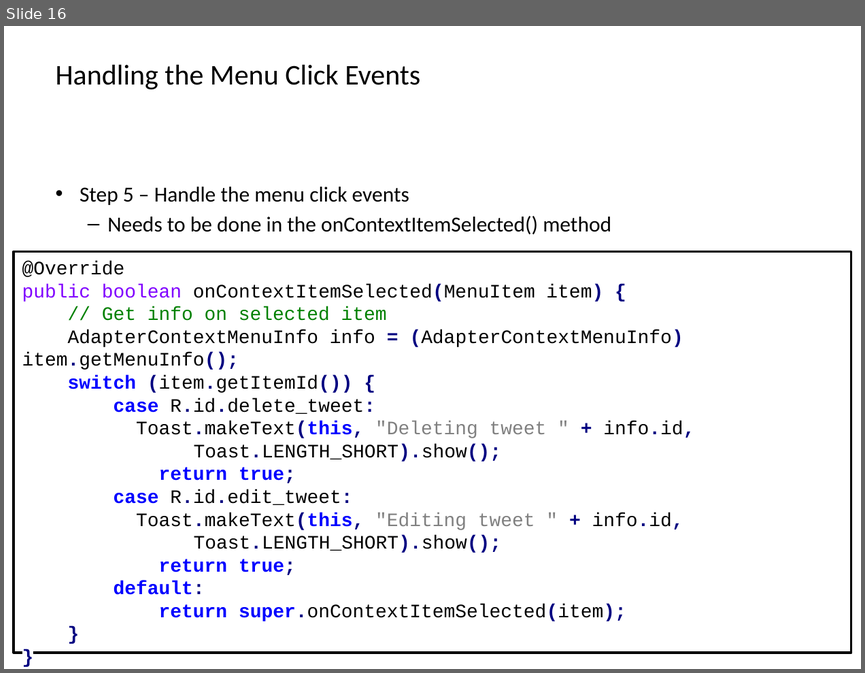
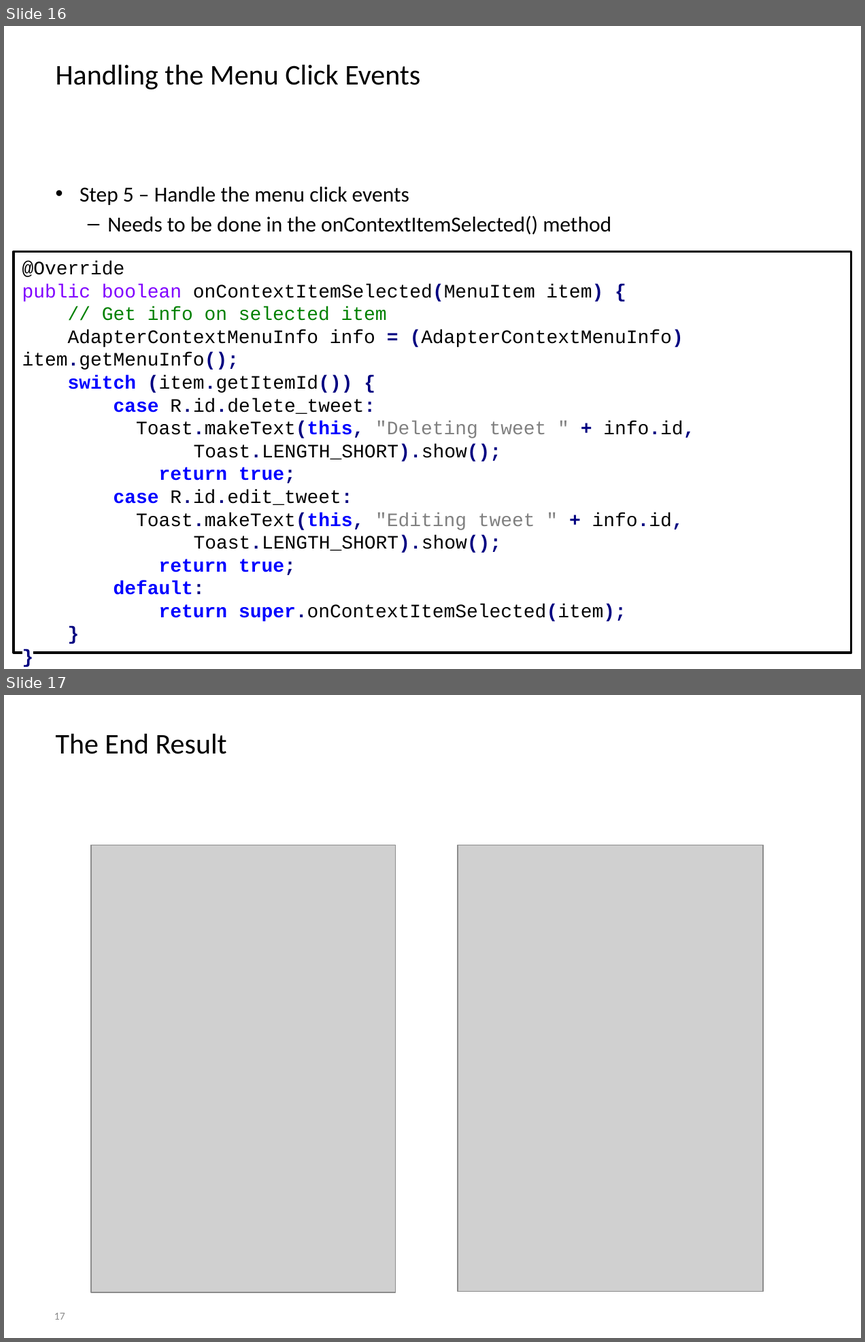
Before and after one commit to BioBoost/android_development_course, a slide deck: slides/chapter5_displaying_pictures_and_menus.pptx. Shown one above the other, each under a label of ours: slide 16 before the commit, slides 16 and 17 after it. The pictures are 865x673 and 865x1342 pixels, drawn with LibreOffice and Linux fonts; fonts in the diff are those of the drawing; grey boxes stand for pictures; background and template pictures are left out. Boxes give left, top, right and bottom in pixels: in the first picture for what was removed or moved away, otherwise in the second. Text is boxed around its words. In the diff, an @@ line names an element or a change of style, - is before the commit and + after.

Commit message:
Add result slide on context menu

```diff
--- a/slides/chapter5_displaying_pictures_and_menus.pptx
+++ b/slides/chapter5_displaying_pictures_and_menus.pptx
@@ slide 17 added at [4,695,861,1338], background picture (left out) @@
@@ title added at [56,733,227,754], 24 pt, text #000000 @@
+The End Result
@@ picture added at [92,845,396,1292] @@
@@ picture added at [458,845,762,1291] @@
@@ page number added at [54,1312,65,1319], 9 pt, text #8C8C8C @@
+17
```
